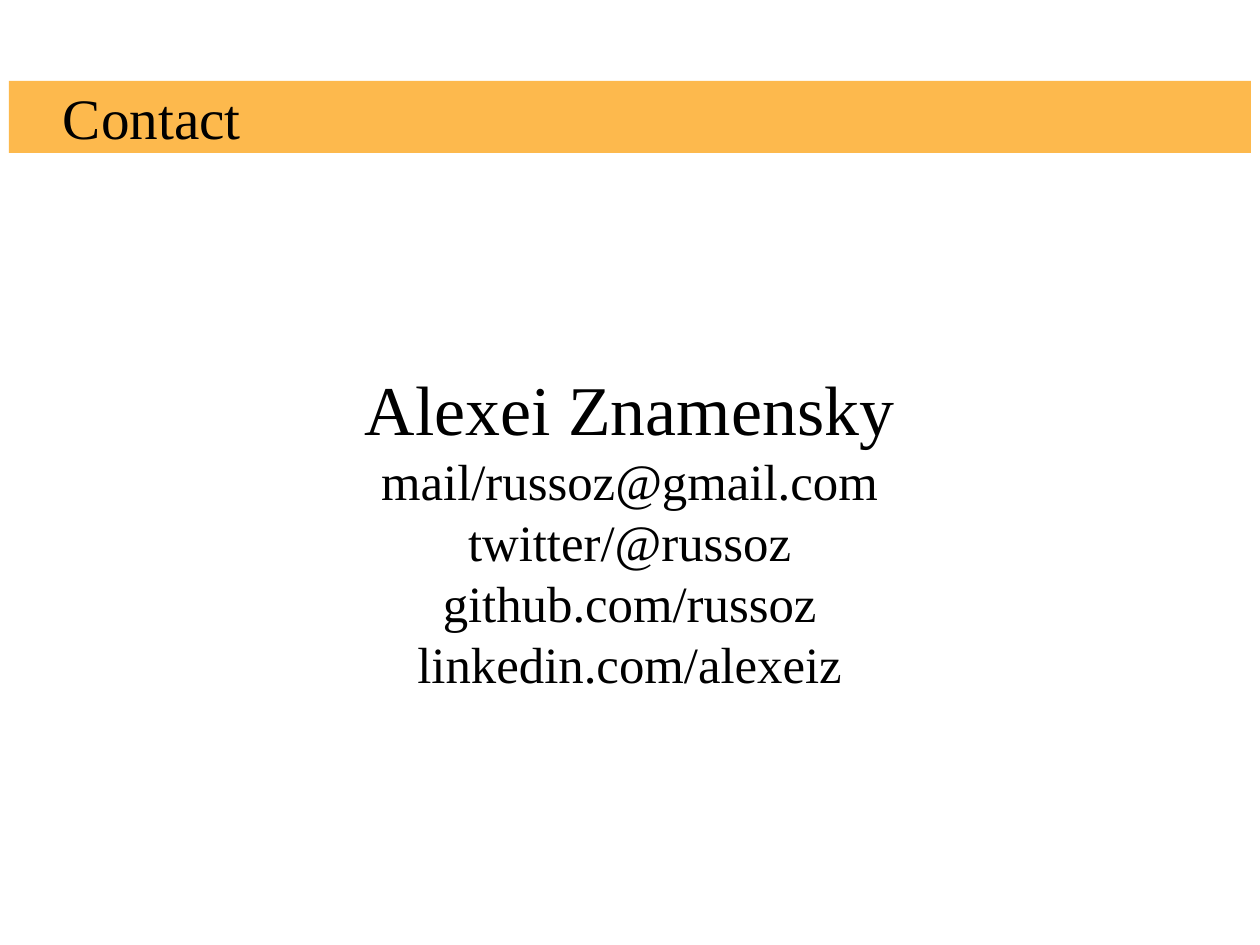
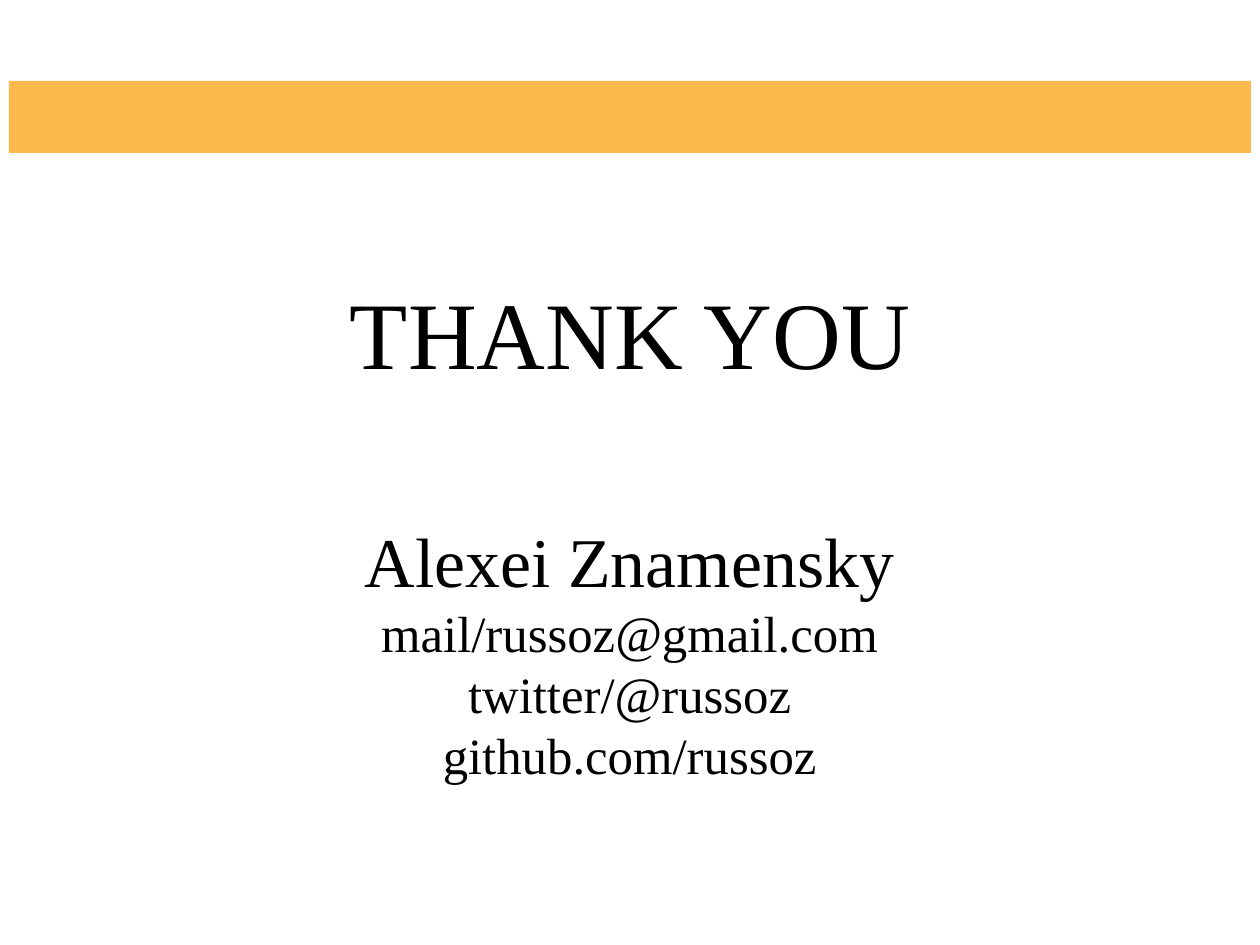
Before and after one commit to russoz/celery-presentation, a slide deck: slide 20 of celery.odp (slide 23 before the commit). Drawn at 1260x945 pixels with LibreOffice and Linux fonts; fonts in the diff are those of the drawing; background and template pictures are left out. Boxes give left, top, right and bottom in pixels: in the first picture for what was removed or moved away, otherwise in the second. Text is boxed around its words. In the diff, an @@ line names an element or a change of style, - is before the commit and + after.

```diff
--- a/celery.odp
+++ b/celery.odp
@@ title removed at bbox=[63, 101, 240, 140] @@
-Contact
@@ text at bbox=[350, 306, 909, 784]: text changed @@
-Alexei Znamensky
-mail/russoz@gmail.com
-twitter/@russoz
-github.com/russoz
-linkedin.com/alexeiz
+THANK YOU
+Alexei Znamensky
+mail/russoz@gmail.com
+twitter/@russoz
+github.com/russoz
```
Also in this commit, not shown: 6 other slides changed, 8 slides added, 9 slides removed, 15 other files.
